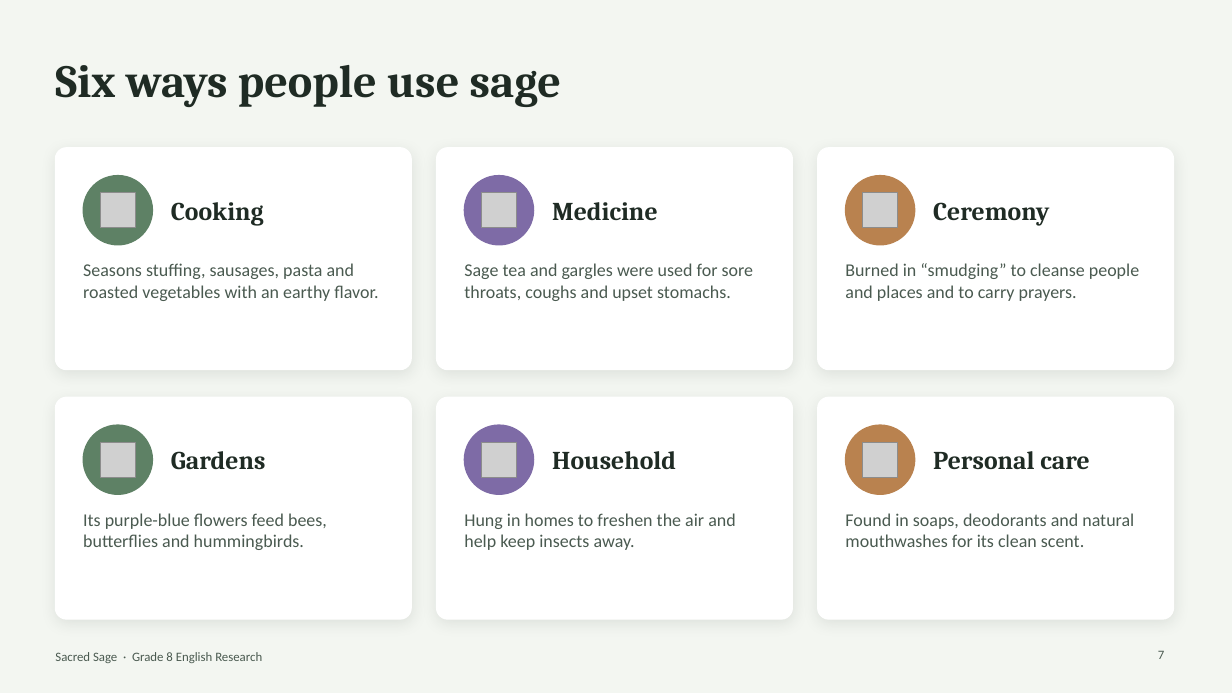
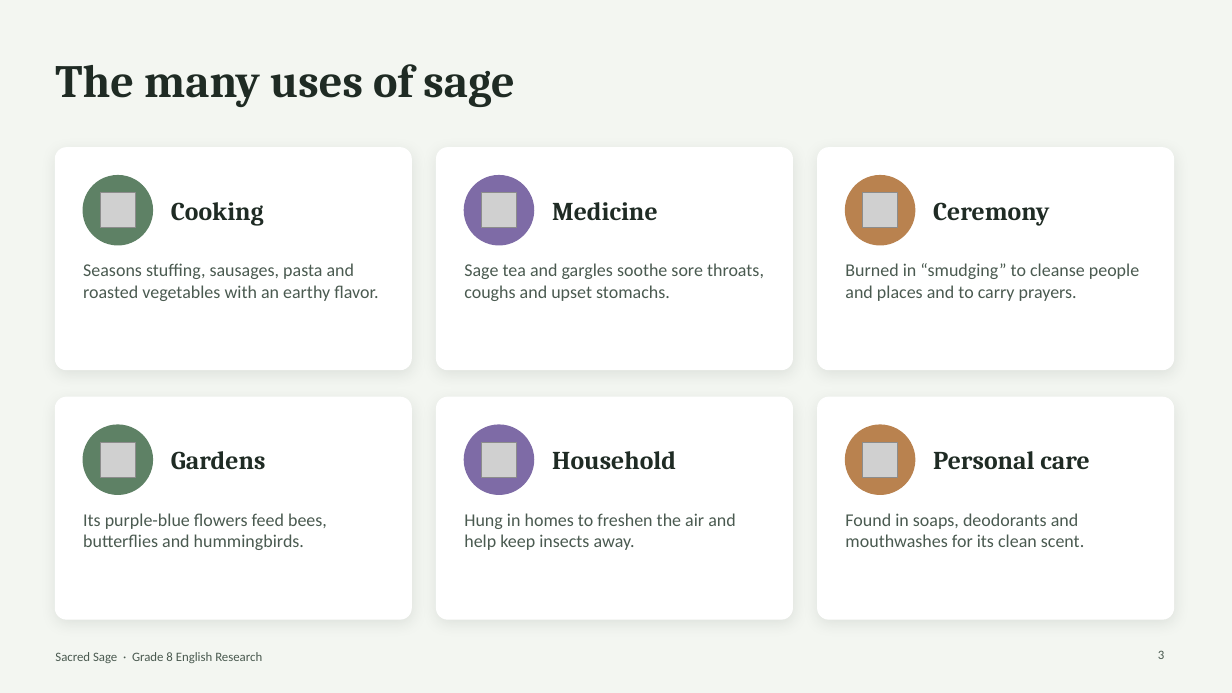
Before and after one commit to badri721Aa/HI, a slide deck: slide 3 of sage-presentation/Sage_Research_Abdullah_Masoud_Karim_Ahmed_Hachicho.pptx (slide 7 before the commit). Drawn at 1232x693 pixels with LibreOffice and Linux fonts; fonts in the diff are those of the drawing; grey boxes stand for pictures. Boxes give left, top, right and bottom in pixels: in the first picture for what was removed or moved away, otherwise in the second. Text is boxed around its words. In the diff, an @@ line names an element or a change of style, - is before the commit and + after.

```diff
--- a/sage-presentation/Sage_Research_Abdullah_Masoud_Karim_Ahmed_Hachicho.pptx
+++ b/sage-presentation/Sage_Research_Abdullah_Masoud_Karim_Ahmed_Hachicho.pptx
@@ title at (55, 64, 514, 107): text changed @@
-Six ways people use sage
+The many uses of sage
@@ text at (464, 263, 764, 301): text changed @@
-Sage tea and gargles were used for sore throats, coughs and upset stomachs.
+Sage tea and gargles soothe sore throats, coughs and upset stomachs.
@@ text at (845, 513, 1084, 547): text changed @@
-Found in soaps, deodorants and natural mouthwashes for its clean scent.
+Found in soaps, deodorants and mouthwashes for its clean scent.
@@ page number at (1158, 650, 1164, 659): text changed @@
-7
+3
```
Also in this commit, not shown: 1 other slide changed, 1 slide added, 12 slides removed.
